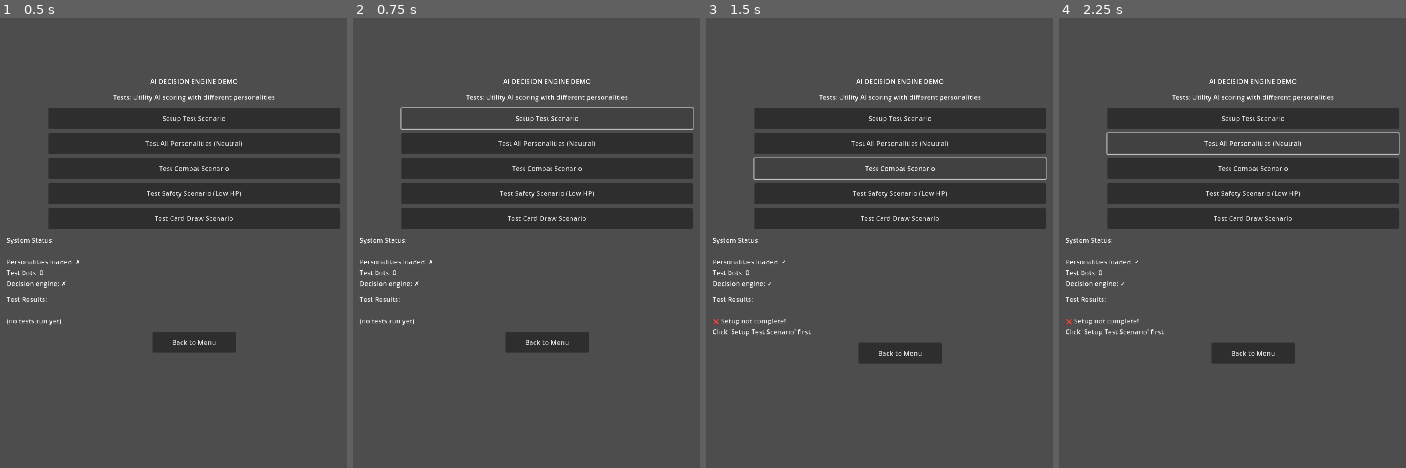
Above: before the commit, frames 1-4 (left to right).
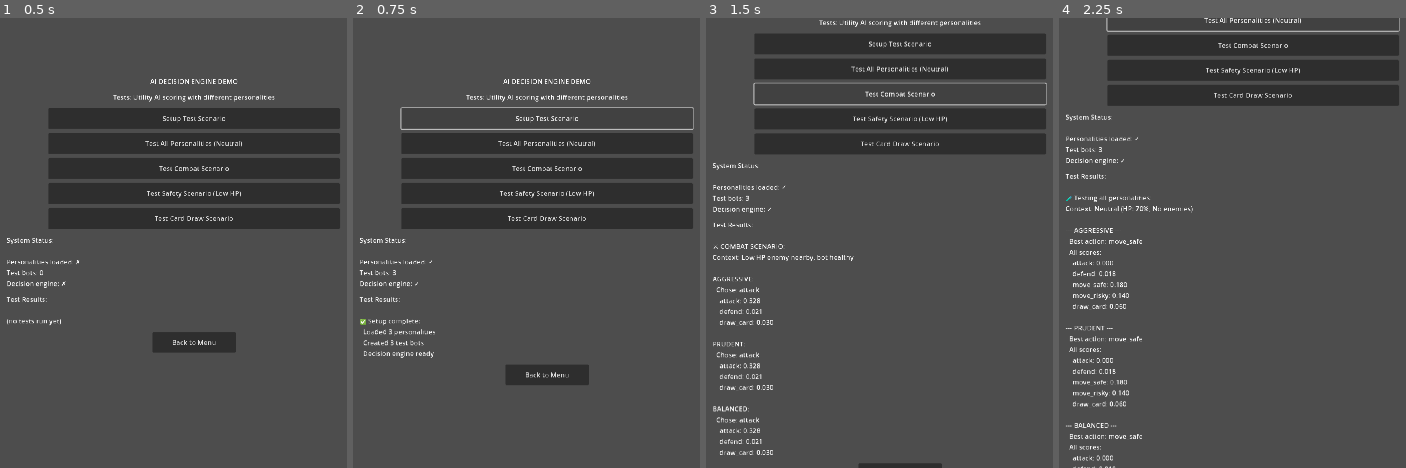
Above: after the commit, the same moments.

Repository: The-Cyril5555/shadow_hunter_app
Game: Godot game, scene res://scenes/demos/ai_decision_demo.tscn
Two runs of this game, one before a commit and one after it. Both use one fixed random seed, a clock stepped at 60 frames per second and the inputs below. This scene is started directly instead of the project's main scene.
Inputs:
- Up to frame 1 (0.5 s): no input
- Up to frame 2 (0.75 s): click "Setup Test Scenario" at 0.5 s
- Up to frame 3 (1.5 s): click "Test Combat Scenario" at 1.25 s
- Up to frame 4 (2.25 s): click "Test All Personalities (Neutr…" at 2 s

Frame 1 is identical in both runs. In frame 2, 2.5% of the frame differs, in the area x 2-69%, y 53-82%; in frame 3, 21%; in frame 4, 32%, in the area x 1-99%, y 0-100%.
Error before the commit: Invalid assignment of property or key 'max_hp' with value of type 'int' on a base object of type 'RefCounted (Player)'. (res://scripts/demos/ai_decision_demo.g…

Commit message:
fix: use correct hp_max property name instead of max_hp

Diff:
--- a/scripts/demos/ai_decision_demo.gd
+++ b/scripts/demos/ai_decision_demo.gd
@@ -69,7 +69,7 @@
 		bot.display_name = "Bot (%s)" % personality_id
 		bot.is_human = false
 		bot.hp = 7
-		bot.max_hp = 10
+		bot.hp_max = 10
 		bot.position_zone = "white"
 		bot.hand = []
 
@@ -146,7 +146,7 @@
 	# Create combat context - vulnerable enemy
 	var enemy = Player.new()
 	enemy.hp = 3
-	enemy.max_hp = 10
+	enemy.hp_max = 10
 
 	var context = {
 		"bot_hp": 9,
--- a/scripts/demos/equipment_effects_demo.gd
+++ b/scripts/demos/equipment_effects_demo.gd
@@ -54,7 +54,7 @@
 	attacker = Player.new()
 	attacker.display_name = "Attacker"
 	attacker.hp = 10
-	attacker.max_hp = 10
+	attacker.hp_max = 10
 	attacker.hand = []
 	attacker.equipment = []
 
@@ -62,7 +62,7 @@
 	defender = Player.new()
 	defender.display_name = "Defender"
 	defender.hp = 10
-	defender.max_hp = 10
+	defender.hp_max = 10
 	defender.hand = []
 	defender.equipment = []
 
@@ -141,8 +141,8 @@
 	combat_log.append("Attacker hand: Holy Sword (+3 damage), Cursed Dagger (+2 damage)")
 	combat_log.append("Defender hand: Holy Shield (+2 defense), Blessed Armor (+3 defense)")
 
-	print("  Created Attacker: HP %d/%d, hand: %d cards" % [attacker.hp, attacker.max_hp, attacker.hand.size()])
-	print("  Created Defender: HP %d/%d, hand: %d cards" % [defender.hp, defender.max_hp, defender.hand.size()])
+	print("  Created Attacker: HP %d/%d, hand: %d cards" % [attacker.hp, attacker.hp_max, attacker.hand.size()])
+	print("  Created Defender: HP %d/%d, hand: %d cards" % [defender.hp, defender.hp_max, defender.hand.size()])
 
 	_update_status_labels()
 
@@ -272,7 +272,7 @@
 
 	# Attacker status
 	status_text += "\n🗡️ ATTACKER:"
-	status_text += "\n  HP: %d/%d" % [attacker.hp, attacker.max_hp]
+	status_text += "\n  HP: %d/%d" % [attacker.hp, attacker.hp_max]
 	status_text += "\n  Attack Bonus: +%d" % EquipmentManager.get_total_attack_bonus(attacker)
 	status_text += "\n  Hand: %d cards" % attacker.hand.size()
 	status_text += "\n  Equipment: %d cards" % attacker.equipment.size()
@@ -283,7 +283,7 @@
 
 	# Defender status
 	status_text += "\n\n🛡️ DEFENDER:"
-	status_text += "\n  HP: %d/%d" % [defender.hp, defender.max_hp]
+	status_text += "\n  HP: %d/%d" % [defender.hp, defender.hp_max]
 	status_text += "\n  Defense Bonus: +%d" % EquipmentManager.get_total_defense_bonus(defender)
 	status_text += "\n  Hand: %d cards" % defender.hand.size()
 	status_text += "\n  Equipment: %d cards" % defender.equipment.size()
--- a/scripts/systems/ai_decision_engine.gd
+++ b/scripts/systems/ai_decision_engine.gd
@@ -107,7 +107,7 @@
 
 	# Bot state
 	context["bot_hp"] = bot.hp
-	context["bot_hp_max"] = bot.max_hp
+	context["bot_hp_max"] = bot.hp_max
 	context["hand_size"] = bot.hand.size()
 	context["current_zone"] = bot.position_zone
 	context["has_attack_equipment"] = bot.get_attack_damage_bonus() > 0
